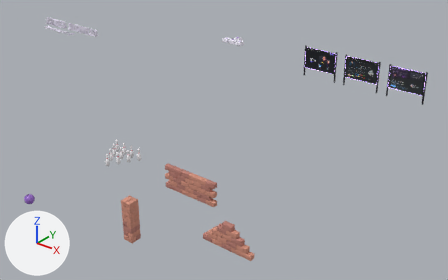
An edit to the glTF model public/models/outside.glb, drawn before and after from the same camera.
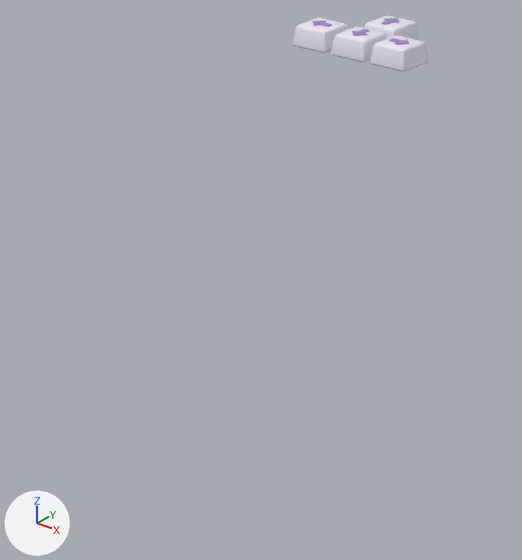
Each version is shown whole from a camera (50 mm lens) standing at (39.73, -38.64, 15.2) and looking at (16.33, -9.39, -2.94), then close up on the part from 39% to 58% of the width and 12% to 45% of the height. Arrows for +X, +Y and +Z are at lower left; the lights stay in place. The first two pictures are the older version. Where no turn or scale is listed for an object, it has been applied to the vertices.

The first close-up shows 'Key_Down', 'Key_Left', 'Key_Right', 'Key_Up'.
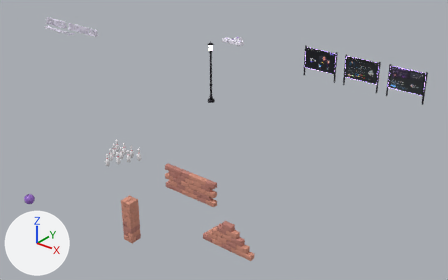
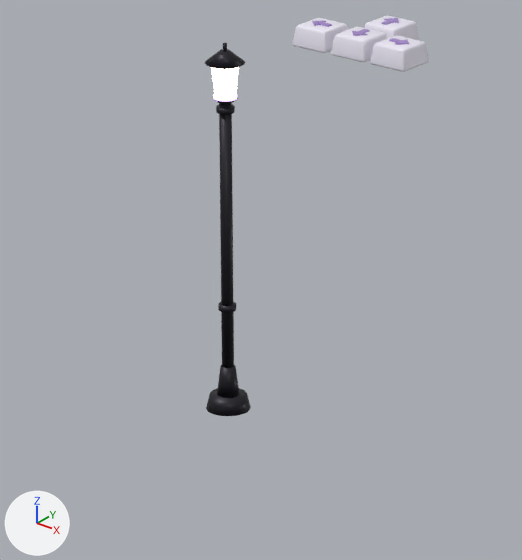
Changed parts and their boxes (x1, y1, x2, y2) in the close-ups (522 x 560 px):
'LampPole', added (black)
    after: (219, 103, 234, 368)
'LampBase', added (black)
    after: (206, 388, 251, 416)
'LampGlass', added
    after: (211, 67, 239, 98)
'LampPlinth', added (black)
    after: (217, 365, 239, 398)
'LampCap', added (black)
    after: (205, 49, 245, 69)
'LampCollar_1', added
    after: (216, 105, 235, 115)
'LampCollar_0', added
    after: (218, 302, 236, 313)
'LampRing', added
    after: (213, 94, 237, 102)
'LampSeat', added
    after: (215, 97, 238, 104)

What changed in the scene script:
```text
Add mat_lampglass:
    mat_lampglass = principled_material('LampGlass')
    mat_lampglass.base_color = (1.0, 0.88, 0.7)  # pale yellow #fff1da
    mat_lampglass.roughness = 0.3
    mat_lampglass.emission_color = (1.0, 0.82, 0.6)  # beige #ffeacb
    mat_lampglass.emission_strength = 4.0
Add me_lampseat:
    me_lampseat.from_pydata(...)  # a 16-sided cut cone along z (radius 0.08 at the low end, 0.13 at the high end) spanning x -0.13..0.13, y -0.13..0.13, z 3.4..3.44
    me_lampseat.materials.append(mat_signframe)  # black #27242d
Add me_lampring:
    me_lampring.from_pydata(...)  # a 16-sided cylinder along z spanning x -0.125..0.125, y -0.125..0.125, z 3.44..3.47
    me_lampring.materials.append(mat_signglow)  # purple #c4a0ff, glowing purple #c4a0ff
Add me_lamppole:
    me_lamppole.from_pydata(...)  # 32 vertices, 60 faces; spans x -0.06..0.06, y -0.06..0.06, z 0.48..3.4
    me_lamppole.materials.append(mat_signframe)  # black #27242d
Add me_lampplinth:
    me_lampplinth.from_pydata(...)  # a 16-sided cut cone along z (radius 0.12 at the low end, 0.08 at the high end) spanning x -0.12..0.12, y -0.12..0.12, z 0.16..0.48
    me_lampplinth.materials.append(mat_signframe)  # black #27242d
Add me_lampglass:
    me_lampglass.from_pydata(...)  # a 16-sided cut cone along z (radius 0.11 at the low end, 0.15 at the high end) spanning x -0.15..0.15, y -0.15..0.15, z 3.46..3.82
    me_lampglass.materials.append(mat_lampglass)  # pale yellow #fff1da, glowing beige #ffeacb
Add me_lampcollar_1:
    me_lampcollar_1.from_pydata(...)  # a 16-sided cylinder along z spanning x -0.095..0.095, y -0.095..0.095, z 3.29..3.35
    me_lampcollar_1.materials.append(mat_signframe)  # black #27242d
Add me_lampcollar_0:
    me_lampcollar_0.from_pydata(...)  # a 16-sided cylinder along z spanning x -0.095..0.095, y -0.095..0.095, z 1.12..1.18
    me_lampcollar_0.materials.append(mat_signframe)  # black #27242d
Add me_lampcap:
    me_lampcap.from_pydata(...)  # a 16-sided cut cone along z (radius 0.21 at the low end, 0.05 at the high end) spanning x -0.21..0.21, y -0.21..0.21, z 3.815..3.945
    me_lampcap.materials.append(mat_signframe)  # black #27242d
Add me_lampbase:
    me_lampbase.from_pydata(...)  # a 16-sided cut cone along z (radius 0.24 at the low end, 0.2 at the high end) spanning x -0.24..0.24, y -0.24..0.24, z 0.0..0.16
    me_lampbase.materials.append(mat_signframe)  # black #27242d
Add ob_lampseat:
    ob_lampseat = bpy.data.objects.new('LampSeat', me_lampseat)
    ob_lampseat.location = (15.75, -10.0, -0.12)
Add ob_lampring:
    ob_lampring = bpy.data.objects.new('LampRing', me_lampring)
    ob_lampring.location = (15.75, -10.0, -0.12)
Add ob_lamppole:
    ob_lamppole = bpy.data.objects.new('LampPole', me_lamppole)
    ob_lamppole.location = (15.75, -10.0, -0.12)
Add ob_lampplinth:
    ob_lampplinth = bpy.data.objects.new('LampPlinth', me_lampplinth)
    ob_lampplinth.location = (15.75, -10.0, -0.12)
Add ob_lampglass:
    ob_lampglass = bpy.data.objects.new('LampGlass', me_lampglass)
    ob_lampglass.location = (15.75, -10.0, -0.12)
Add ob_lampcollar_1:
    ob_lampcollar_1 = bpy.data.objects.new('LampCollar_1', me_lampcollar_1)
    ob_lampcollar_1.location = (15.75, -10.0, -0.12)
Add ob_lampcollar_0:
    ob_lampcollar_0 = bpy.data.objects.new('LampCollar_0', me_lampcollar_0)
    ob_lampcollar_0.location = (15.75, -10.0, -0.12)
Add ob_lampcap:
    ob_lampcap = bpy.data.objects.new('LampCap', me_lampcap)
    ob_lampcap.location = (15.75, -10.0, -0.12)
Add ob_lampbase:
    ob_lampbase = bpy.data.objects.new('LampBase', me_lampbase)
    ob_lampbase.location = (15.75, -10.0, -0.12)
```
